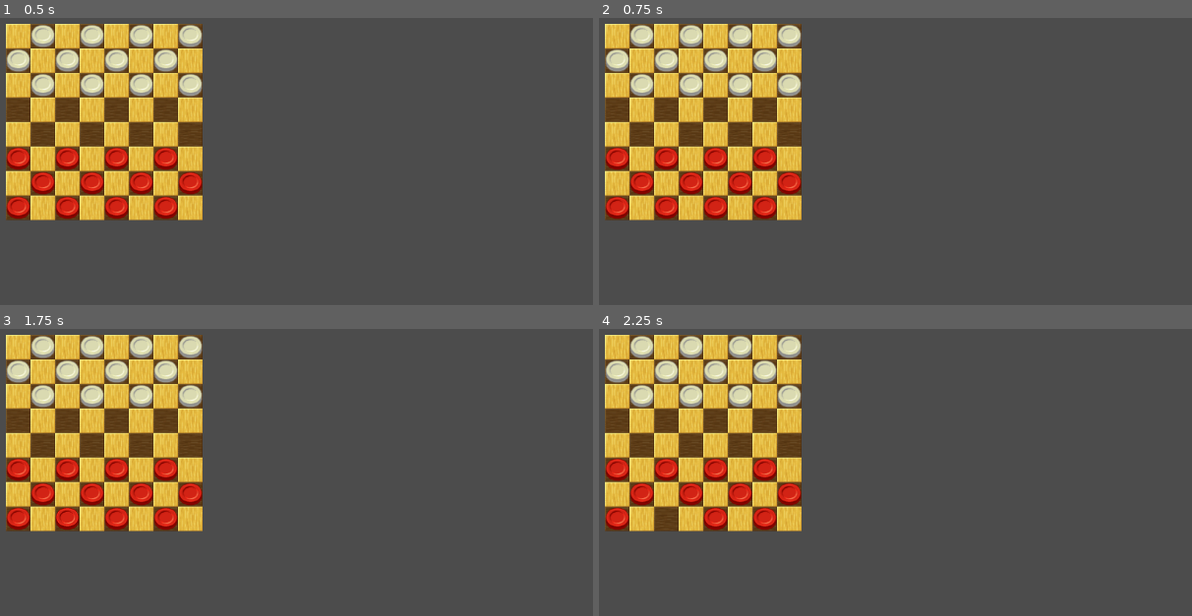
Above: before the commit, frames 1-4 (two rows, left to right).
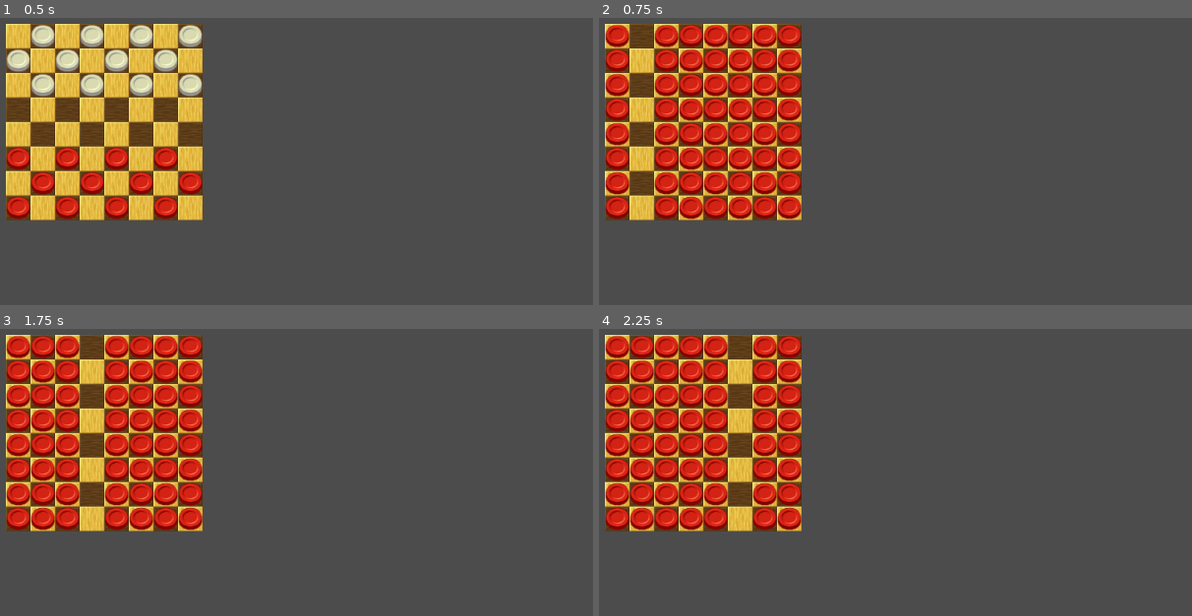
Above: after the commit, the same moments.

Repository: rcoconnor/GodotCheckers2
Game: Godot game, scene res://obj/BoardController.tscn
Two runs of this game, one before a commit and one after it. Both use one fixed random seed, a clock stepped at 60 frames per second and the inputs below.
Inputs (mouse positions are in pixels of both pictures, inside the frame that each line leads up to):
- Up to frame 1 (0.5 s): no input
- Up to frame 2 (0.75 s): tap Enter (ui_accept) at 0.5 s; move the mouse to (616, 207) at 0.52 s; hold Enter (ui_accept) from 0.53 s (still down)
- Up to frame 3 (1.75 s): move the mouse to (65, 518) at 1.27 s; release Enter (ui_accept) at 1.28 s; click (65, 518) at 1.35 s; tap Enter (ui_accept) at 1.52, 1.55 s
- Up to frame 4 (2.25 s): tap Enter (ui_accept) at 1.82 s; move the mouse to (717, 518) at 2.02 s; hold Enter (ui_accept) from 2.03 s (still down)

Frame 1 is identical in both runs. In frame 2, 13% of the frame differs, in the area x 0-35%, y 2-71%; in frame 3, 13%; in frame 4, 13%.

Commit message:
fixed lookup tables, now work on getting legal moves

Diff:
--- a/obj/BoardController.tscn
+++ b/obj/BoardController.tscn
@@ -11,3 +11,4 @@
 [node name="GameBoard" parent="." instance=ExtResource( 2 )]
 
 [node name="PieceManager" parent="." instance=ExtResource( 3 )]
+[connection signal="refreshed_screen" from="PieceManager" to="." method="_on_pieces_refreshed_screen"]
--- a/src/BitboardFunctions.gd
+++ b/src/BitboardFunctions.gd
@@ -5,54 +5,106 @@
 # Bitboard Functions Class
 # This class implements static helper functions for the Bitboard class
 
-enum RANK { RANK_1, RANK_2, RANK_3, RANK_4, RANK_5, RANK_6, RANK_7, RANK_8 }
+enum RANK { RANK_1 = 0, RANK_2 = 1,RANK_3 = 2, RANK_4 = 3, RANK_5 = 4, RANK_6 = 5, RANK_7 = 6, RANK_8 = 7}
 enum FILE { FILE_1, FILE_2, FILE_3, FILE_4, FILE_5, FILE_6, FILE_7, FILE_8 }
-
-const CLEAR_RANK = {
-    RANK.RANK_1: Bitboard.new().set_state(true,  0x7FFFFFFFFFFFFF00)
-    RANK.RANK_2: Bitboard.new().set_state(true,  0x7FFFFFFFFFFF00FF)
-    RANK.RANK_3: Bitboard.new().set_state(true,  0x7FFFFFFFFF00FFFF)
-    RANK.RANK_4: Bitboard.new().set_state(true,  0x7FFFFFFF00FFFFFF)
-    RANK.RANK_5: Bitboard.new().set_state(true,  0x7FFFFF00FFFFFFFF)
-    RANK.RANK_6: Bitboard.new().set_state(true,  0x7FFF00FFFFFFFFFF)
-    RANK.RANK_7: Bitboard.new().set_state(true,  0x7F00FFFFFFFFFFFF)
-    RANK.RANK_8: Bitboard.new().set_state(false, 0x00FFFFFFFFFFFFFF)
-}
-
-const MASK_RANK = {
-    RANK.RANK_1: Bitboard.new().set_state(false, 0x00000000000000FF)
-    RANK.RANK_2: Bitboard.new().set_state(false, 0x000000000000ff00)
-    RANK.RANK_3: Bitboard.new().set_state(false, 0x0000000000ff0000)
-    RANK.RANK_4: Bitboard.new().set_state(false, 0x00000000ff000000)
-    RANK.RANK_5: Bitboard.new().set_state(false, 0x000000ff00000000)
-    RANK.RANK_6: Bitboard.new().set_state(false, 0x0000ff0000000000)
-    RANK.RANK_7: Bitboard.new().set_state(false, 0x00ff000000000000)
-    RANK.RANK_8: Bitboard.new().set_state(true,  0x7f00000000000000)
-}
-
-const CLEAR_FILE = {
-    FILE.FILE_1: Bitboard.new().set_state(true,  0x7EFEFEFEFEFEFEFE)
-    FILE.FILE_2: Bitboard.new().set_state(true,  0x7DFDFDFDFDFDFDFD)
-    FILE.FILE_3: Bitboard.new().set_state(true,  0x7BFBFBFBFBFBFBFB)
-    FILE.FILE_4: Bitboard.new().set_state(true,  0x77F7F7F7F7F7F7F7)
-    FILE.FILE_5: Bitboard.new().set_state(true,  0x6FEFEFEFEFEFEFEF)
-    FILE.FILE_6: Bitboard.new().set_state(true,  0x5FDFDFDFDFDFDFDF)
-    FILE.FILE_7: Bitboard.new().set_state(true,  0x3FBFBFBFBFBFBFBF)
-    FILE.FILE_8: Bitboard.new().set_state(false, 0x7F7F7F7F7F7F7F7F)
-}
 
 
 
-const MASK_FILE = {
-    FILE.FILE_1: Bitboard.new().set_state(false, 0x0101010101010101)
-    FILE.FILE_2: Bitboard.new().set_state(false, 0x0202020202020202)
-    FILE.FILE_3: Bitboard.new().set_state(false, 0x0404040404040404)
-    FILE.FILE_4: Bitboard.new().set_state(false, 0x8080808080808080)
-    FILE.FILE_5: Bitboard.new().set_state(false, 0x1010101010101010)
-    FILE.FILE_6: Bitboard.new().set_state(false, 0x2020202020202020)
-    FILE.FILE_7: Bitboard.new().set_state(false, 0x4040404040404040)
-    FILE.FILE_8: Bitboard.new().set_state(true,  0x0080808080808080)
-}
+var CLEAR_RANK = {}
+var MASK_RANK = {}
+var CLEAR_FILE = {}
+var MASK_FILE = {}
+
+func create_mask_rank():
+    MASK_RANK[ RANK.RANK_1 ] = Bitboard.new()
+    MASK_RANK[ RANK.RANK_1 ].set_state(false, 0x00000000000000FF)
+    MASK_RANK[ RANK.RANK_2 ] = Bitboard.new()
+    MASK_RANK[ RANK.RANK_2 ].set_state(false, 0x000000000000ff00)
+    MASK_RANK[ RANK.RANK_3 ] = Bitboard.new()
+    MASK_RANK[ RANK.RANK_3 ].set_state(false, 0x0000000000ff0000)
+    MASK_RANK[ RANK.RANK_4 ] = Bitboard.new()
+    MASK_RANK[ RANK.RANK_4 ].set_state(false, 0x00000000ff000000)
+    MASK_RANK[ RANK.RANK_5 ] = Bitboard.new()
+    MASK_RANK[ RANK.RANK_5 ].set_state(false, 0x000000ff00000000)
+    MASK_RANK[ RANK.RANK_6 ] = Bitboard.new()
+    MASK_RANK[ RANK.RANK_6 ].set_state(false, 0x0000ff0000000000)
+    MASK_RANK[ RANK.RANK_7 ] = Bitboard.new()
+    MASK_RANK[ RANK.RANK_7 ].set_state(false, 0x00ff000000000000)
+    MASK_RANK[ RANK.RANK_8 ] = Bitboard.new()
+    MASK_RANK[ RANK.RANK_8 ].set_state(true,  0x7f00000000000000)
+
+
+func create_clear_file():
+    CLEAR_FILE[ FILE.FILE_1 ] = Bitboard.new()
+    CLEAR_FILE[ FILE.FILE_1 ].set_state(true,  0x7EFEFEFEFEFEFEFE)
+    CLEAR_FILE[ FILE.FILE_2 ] = Bitboard.new()
+    CLEAR_FILE[ FILE.FILE_2 ].set_state(true,  0x7DFDFDFDFDFDFDFD)
+    CLEAR_FILE[ FILE.FILE_3 ] = Bitboard.new()
+    CLEAR_FILE[ FILE.FILE_3 ].set_state(true,  0x7BFBFBFBFBFBFBFB)
+    CLEAR_FILE[ FILE.FILE_4 ] = Bitboard.new()
+    CLEAR_FILE[ FILE.FILE_4 ].set_state(true,  0x77F7F7F7F7F7F7F7)
+    CLEAR_FILE[ FILE.FILE_5 ] = Bitboard.new()
+    CLEAR_FILE[ FILE.FILE_5 ].set_state(true,  0x6FEFEFEFEFEFEFEF)
+    CLEAR_FILE[ FILE.FILE_6 ] = Bitboard.new()
+    CLEAR_FILE[ FILE.FILE_6 ].set_state(true,  0x5FDFDFDFDFDFDFDF)
+    CLEAR_FILE[ FILE.FILE_7 ] = Bitboard.new()
+    CLEAR_FILE[ FILE.FILE_7 ].set_state(true,  0x3FBFBFBFBFBFBFBF)
+    CLEAR_FILE[ FILE.FILE_8 ] = Bitboard.new()
+    CLEAR_FILE[ FILE.FILE_8 ].set_state(false, 0x7F7F7F7F7F7F7F7F)
+
+
+func create_mask_file():
+    MASK_FILE[ FILE.FILE_1 ] = Bitboard.new()
+    MASK_FILE[ FILE.FILE_1 ].set_state(false, 0x0101010101010101)
+    MASK_FILE[ FILE.FILE_2 ] = Bitboard.new()
+    MASK_FILE[ FILE.FILE_2 ].set_state(false, 0x0202020202020202)
+    MASK_FILE[ FILE.FILE_3 ] = Bitboard.new()
+    MASK_FILE[ FILE.FILE_3 ].set_state(false, 0x0404040404040404)
+    MASK_FILE[ FILE.FILE_4 ] = Bitboard.new()
+    MASK_FILE[ FILE.FILE_4 ].set_state(false, 0x0808080808080808)
+    MASK_FILE[ FILE.FILE_5 ] = Bitboard.new()
+    MASK_FILE[ FILE.FILE_5 ].set_state(false, 0x1010101010101010)
+    MASK_FILE[ FILE.FILE_6 ] = Bitboard.new()
+    MASK_FILE[ FILE.FILE_6 ].set_state(false, 0x2020202020202020)
+    MASK_FILE[ FILE.FILE_7 ] = Bitboard.new()
+    MASK_FILE[ FILE.FILE_7 ].set_state(false, 0x4040404040404040)
+    MASK_FILE[ FILE.FILE_8 ] = Bitboard.new()
+    MASK_FILE[ FILE.FILE_8 ].set_state(true,  0x0080808080808080)
+
+
+func create_clear_rank():
+    var first = Bitboard.new()
+    first.set_state(true, 0x7FFFFFFFFFFFFF00)
+    CLEAR_RANK[RANK.RANK_1] = first
+
+    CLEAR_RANK[RANK.RANK_2] = Bitboard.new()
+    CLEAR_RANK[RANK.RANK_2].set_state(true,  0x7FFFFFFFFFFF00FF)
+
+    CLEAR_RANK[RANK.RANK_3] = Bitboard.new()
+    CLEAR_RANK[RANK.RANK_3].set_state(true,  0x7FFFFFFFFF00FFFF)
+
+    CLEAR_RANK[RANK.RANK_4] = Bitboard.new()
+    CLEAR_RANK[RANK.RANK_4].set_state(true,  0x7FFFFFFF00FFFFFF)
+
+    CLEAR_RANK[RANK.RANK_5] = Bitboard.new()
+    CLEAR_RANK[RANK.RANK_5].set_state(true,  0x7FFFFF00FFFFFFFF)
+
+    CLEAR_RANK[RANK.RANK_6] = Bitboard.new()
+    CLEAR_RANK[RANK.RANK_6].set_state(true,  0x7FFF00FFFFFFFFFF)
+
+    CLEAR_RANK[RANK.RANK_7] = Bitboard.new()
+    CLEAR_RANK[RANK.RANK_7].set_state(true,  0x7F00FFFFFFFFFFFF)
+
+    CLEAR_RANK[RANK.RANK_8] = Bitboard.new()
+    CLEAR_RANK[RANK.RANK_8].set_state(false, 0x00FFFFFFFFFFFFFF)
+
+
+
+func _init():
+    create_clear_rank()
+    create_mask_rank()
+    create_clear_file()
+    create_mask_file()
 
 
 static func LOGICAL_OR(first_bitboard, second_bitboard):
--- a/src/BoardController.gd
+++ b/src/BoardController.gd
@@ -1,13 +1,15 @@
 extends Node2D
 
 #const Bitboard = preload("res://src/Bitboard.gd")
-#const BoardFunctions = preload("res://src/BitboardFunctions.gd")
+const BoardFunctions = preload("res://src/BitboardFunctions.gd")
 
 const ClickableSprite = preload("res://src/ClickableSprite.gd")
 const Piece = preload("res://src/Piece.gd")
 
 #var DarkSquare = preload("res://obj/DarkSquare.tscn")
 #var LightSquare = preload("res://obj/LightSquare.tscn")
+
+const Lookup = preload("res://src/LookupTables.gd")
 
 
 var DarkPiece = preload("res://obj/DarkPiece.tscn")
@@ -17,16 +19,20 @@
 var has_target = false
 var original_pos = Vector2()
 var should_move = false
+
+var board_functions
+var index = 0
 # Called when the node enters the scene tree for the first time.
 func _ready():
+    #var lookup = Lookup.new()
+    #print("looup: ", lookup.CLEAR_RANK[0].to_string())
+    board_functions = BoardFunctions.new()
+    print("BoardController: ", board_functions.CLEAR_RANK[1].to_string())
     has_target = false
     for each_child in $GameBoard.get_children():
         if each_child is ClickableSprite:
             each_child.connect("selected", self, "selected_signal_received")
 
-    for each_child in $PieceManager.get_children():
-        if each_child is Piece:
-            each_child.connect("piece_selected", self, "select_piece_received")
 
 # Called every frame. 'delta' is the elapsed time since the previous frame.
 func _process(_delta):
@@ -36,6 +42,11 @@
         #target_piece.set_new_global_position(mouse_pos)
 
 func _input(event):
+    if event.is_action_pressed("ui_accept"):  # space bar
+        $PieceManager.clear_board()
+        #print("rank 0: ", lookup.CLEAR_RANK)
+        $PieceManager.instance_pieces($PieceManager.DarkPiece, board_functions.CLEAR_FILE[index])
+        index+=1
     if(event.is_action_pressed("Left Click")):
         pass
         #   if (event.is_action_pressed("Left Click")):
@@ -55,14 +66,18 @@
     pass
 
 
-func selected_signal_received(x_val, y_val):
+func _on_pieces_refreshed_screen():
+    for each_child in $PieceManager.get_children():
+        if each_child is Piece:
+            each_child.connect("piece_selected", self, "select_piece_received")
+
+# called when a square has been clicked
+func selected_signal_received(square_rank, square_file):
     if (has_target):
-        if (target_piece.position.x != x_val && target_piece.position.y):
-            print("received the signal")
-            print("targetx: ", target_piece.position.x)
-            print("targety: ", target_piece.position.y)
-            print("x: ", x_val)
-            print("y: ", y_val)
+        if (target_piece.get_rank() != square_rank && target_piece.get_file() != square_file):
+            has_target = false
+            $PieceManager.refresh_board()
+
 
 #const SQUARE_SIZE = 32
 
--- /dev/null
+++ b/src/LookupTables.gd
@@ -0,0 +1,22 @@
+extends Node2D
+
+const Bitboard = preload("res://src/Bitboard.gd")
+
+
+var _irst
+
+var CLEAR_RANK = {  }
+
+func _init():
+    print("clear rank constructorr called")
+    var first = Bitboard.new()
+    first.set_state(true, 0x7FFFFFFFFFFFF00)
+    print("first: ", first.to_string())
+    CLEAR_RANK[0] = first
+    print("clear: ", CLEAR_RANK[0].to_string())
+    print("first: ", first.to_string())
+    #var bitboard = Bitboard.new()
+    #print("bitboard: ", bitboard.to_string())
+    #CLEAR_RANK[0] = Bitboard.new().set_state(true, 0x7FFFFFFFFFFFF00)
+    #CLEAR_RANK[0] = 1
+    #print("clear: ", CLEAR_RANK[0])
--- a/src/Piece.gd
+++ b/src/Piece.gd
@@ -30,6 +30,12 @@
         #set_global_position(vec)
 
 
+func get_rank():
+    return (position.x / 32)
+
+func get_file():
+    return (7 - (position.y / 32))
+
 func _input(event):
     if event.is_action_pressed("Left Click"):
         if mouse_is_over_collider:
--- a/src/PieceManager.gd
+++ b/src/PieceManager.gd
@@ -9,12 +9,15 @@
 var dark_piece_state = Bitboard.new()
 var light_piece_state = Bitboard.new()
 
+
 # Member variables
 var pieces_array = Array()
 
 
 # important constants
 const SPRITE_SIZE = 32
+
+signal refreshed_screen
 
 func _ready():
     dark_piece_state.set_state(false, 0x000000000055AA55)
@@ -27,6 +30,7 @@
 
 func clear_board():
     for each_piece in pieces_array:
+        remove_child(each_piece)
         each_piece.queue_free()
     pieces_array = Array()
 
@@ -35,9 +39,7 @@
     clear_board()
     instance_pieces(DarkPiece, dark_piece_state)
     instance_pieces(LightPiece, light_piece_state)
-
-
-
+    emit_signal("refreshed_screen")
 
 
 func instance_pieces(node_to_instance, state):
